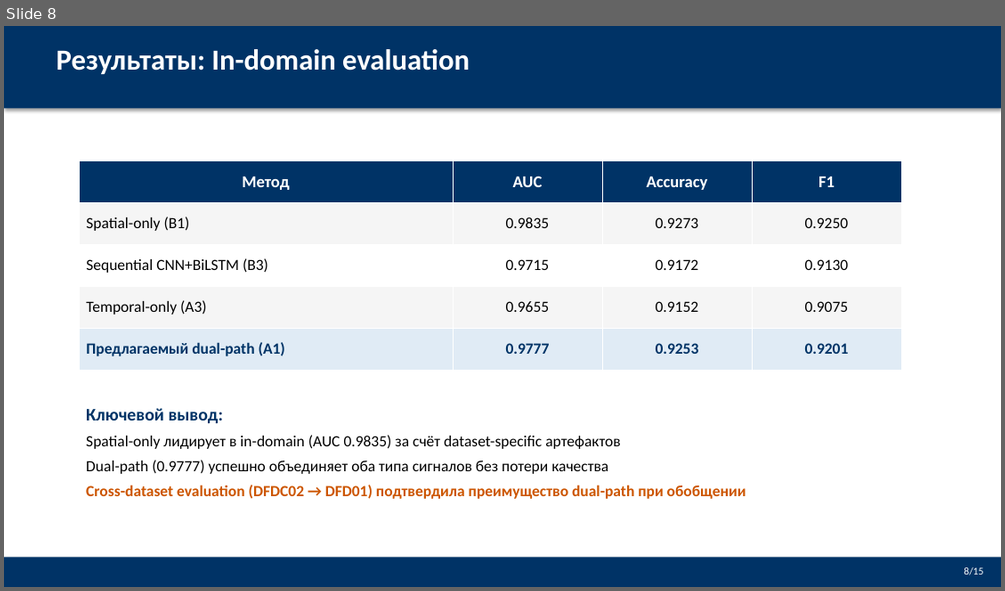
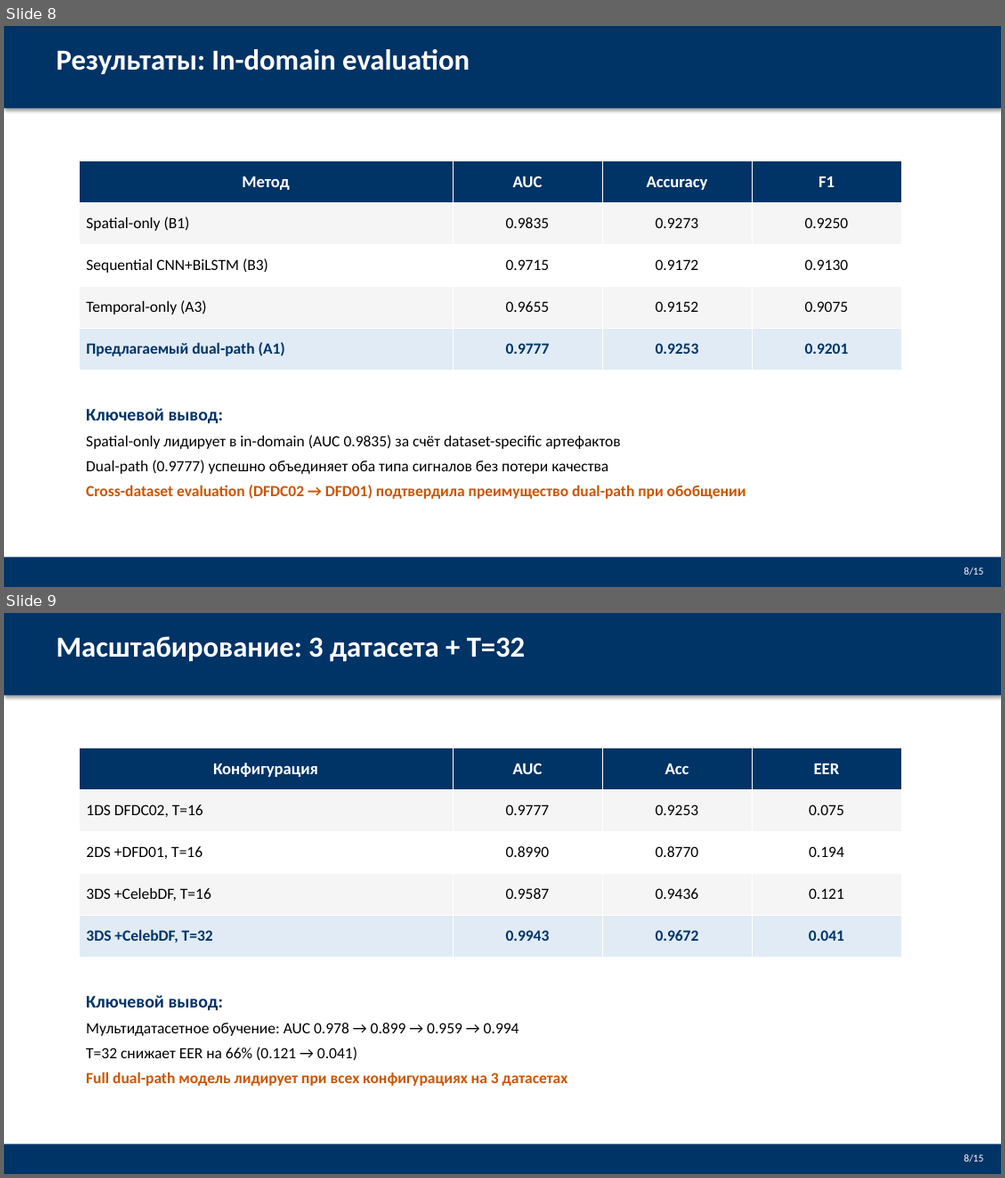
Before and after one commit to Jokeera/deepfake-detection, a slide deck: VKRDoc/Defense_Presentation.pptx. Shown one above the other, each under a label of ours: slide 8 before the commit, slides 8 and 9 after it. The pictures are 1005x591 and 1005x1178 pixels, drawn with LibreOffice and Linux fonts; fonts in the diff are those of the drawing. Boxes give left, top, right and bottom in pixels: in the first picture for what was removed or moved away, otherwise in the second. Text is boxed around its words. In the diff, an @@ line names an element or a change of style, - is before the commit and + after.

```diff
--- a/VKRDoc/Defense_Presentation.pptx
+++ b/VKRDoc/Defense_Presentation.pptx
@@ slide 9 added at [4,613,1001,1174], background #FFFFFF @@
@@ rectangle added at [4,613,1001,695], fill #003366 @@
@@ text added at [57,636,525,662], 28 pt, text #FFFFFF, bold @@
+Масштабирование: 3 датасета + T=32
@@ table added at [79,747,901,957], 5 rows, 4 columns @@
+Конфигурация | AUC | Acc | EER
+1DS DFDC02, T=16 | 0.9777 | 0.9253 | 0.075
+2DS +DFD01, T=16 | 0.8990 | 0.8770 | 0.194
+3DS +CelebDF, T=16 | 0.9587 | 0.9436 | 0.121
+3DS +CelebDF, T=32 | 0.9943 | 0.9672 | 0.041
@@ text added at [86,995,568,1086], 15 pt, text #000000 @@
+Ключевой вывод:
+Мультидатасетное обучение: AUC 0.978 → 0.899 → 0.959 → 0.994
+T=32 снижает EER на 66% (0.121 → 0.041)
+Full dual-path модель лидирует при всех конфигурациях на 3 датасетах
@@ rectangle added at [4,1144,1001,1174], fill #003366 @@
@@ text added at [963,1154,983,1162], 10 pt, text #FFFFFF @@
+8/15
```
Also in this commit, not shown: 2 slides changed.
